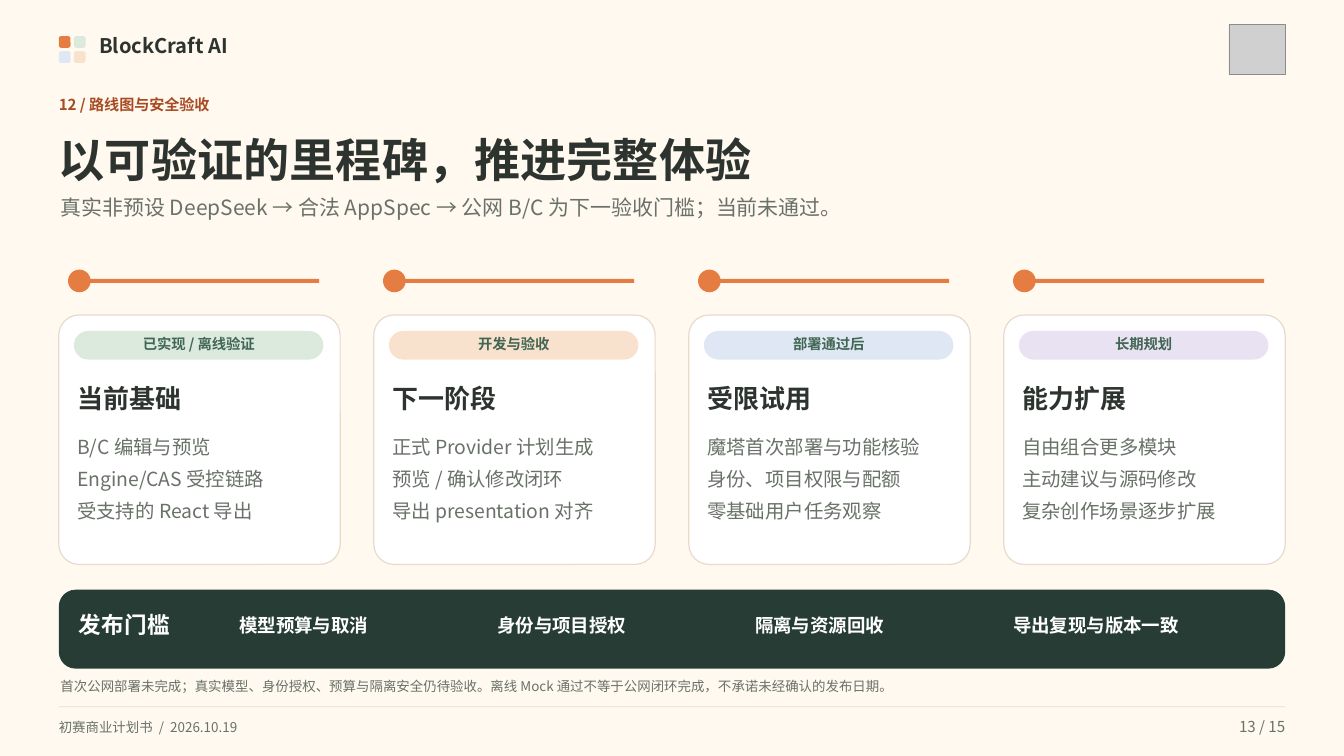
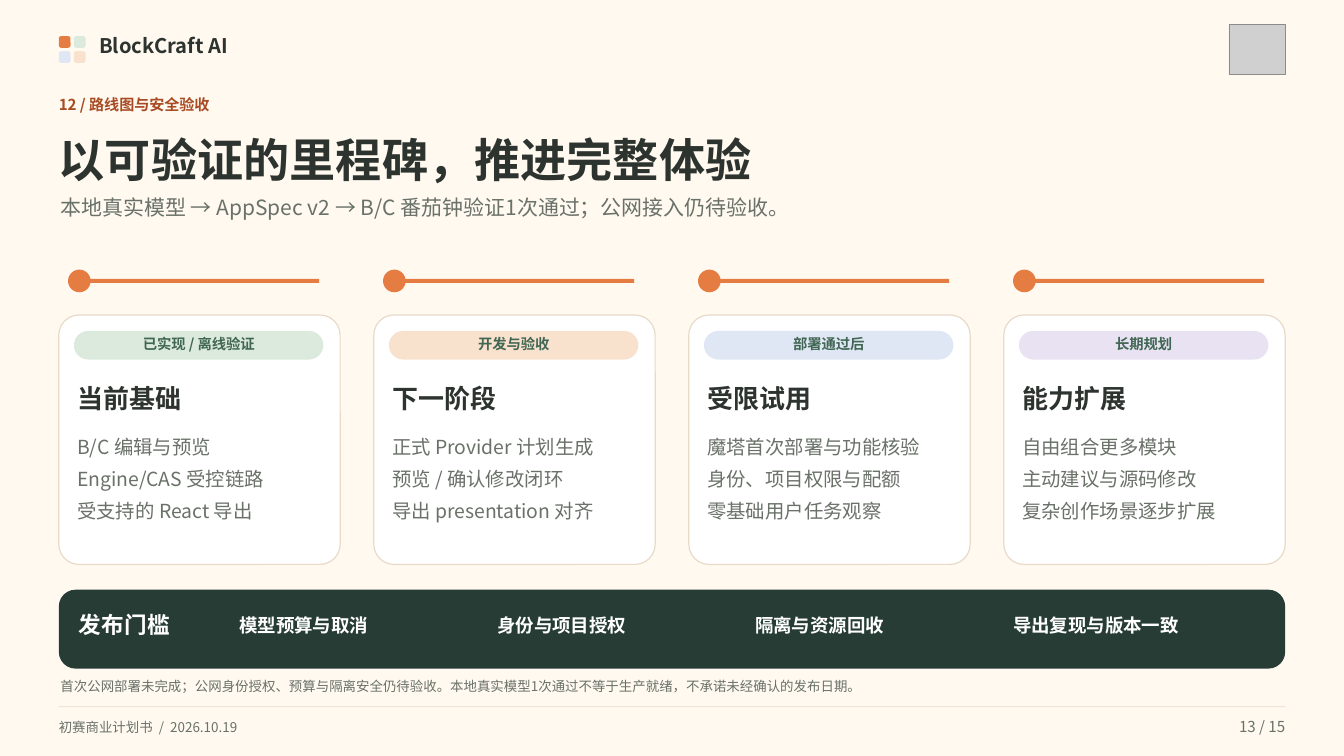
Before and after one commit to Nanmuxxx/BlockCraft-AI, a slide deck: slide 13 of competition-delivery-20261020/bp-reconcile-0128/candidate/BlockCraftAI_BP_Reconciled_Candidate.pptx. Drawn at 1344x756 pixels with LibreOffice and Linux fonts; fonts in the diff are those of the drawing; grey boxes stand for pictures. Boxes give left, top, right and bottom in pixels: in the first picture for what was removed or moved away, otherwise in the second. Text is boxed around its words. In the diff, an @@ line names an element or a change of style, - is before the commit and + after.

Commit message:
docs(bp): reflect one verified local real DeepSeek AppSpec pomodoro run

```diff
--- a/competition-delivery-20261020/bp-reconcile-0128/candidate/BlockCraftAI_BP_Reconciled_Candidate.pptx
+++ b/competition-delivery-20261020/bp-reconcile-0128/candidate/BlockCraftAI_BP_Reconciled_Candidate.pptx
@@ text at bbox=[60, 197, 790, 220]: text changed @@
-真实非预设 DeepSeek → 合法 AppSpec → 公网 B/C 为下一验收门槛；当前未通过。
+本地真实模型 → AppSpec v2 → B/C 番茄钟验证1次通过；公网接入仍待验收。
@@ text at bbox=[60, 679, 860, 693]: text changed @@
-首次公网部署未完成；真实模型、身份授权、预算与隔离安全仍待验收。离线 Mock 通过不等于公网闭环完成，不承诺未经确认的发布日期。
+首次公网部署未完成；公网身份授权、预算与隔离安全仍待验收。本地真实模型1次通过不等于生产就绪，不承诺未经确认的发布日期。
```
Also in this commit, not shown: 4 other slides changed, 6 other files.
